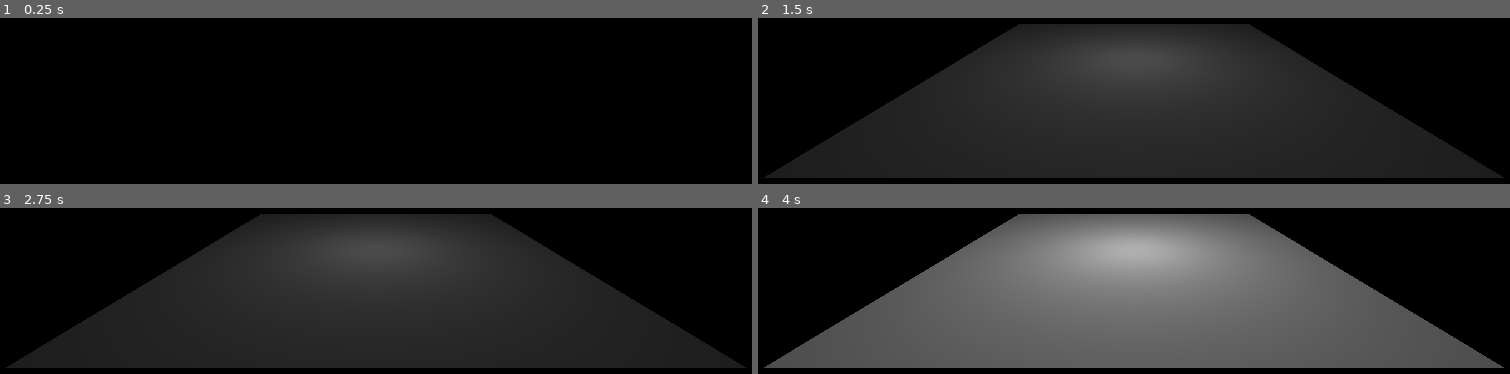
Above: before the commit, frames 1-4 (two rows, left to right).
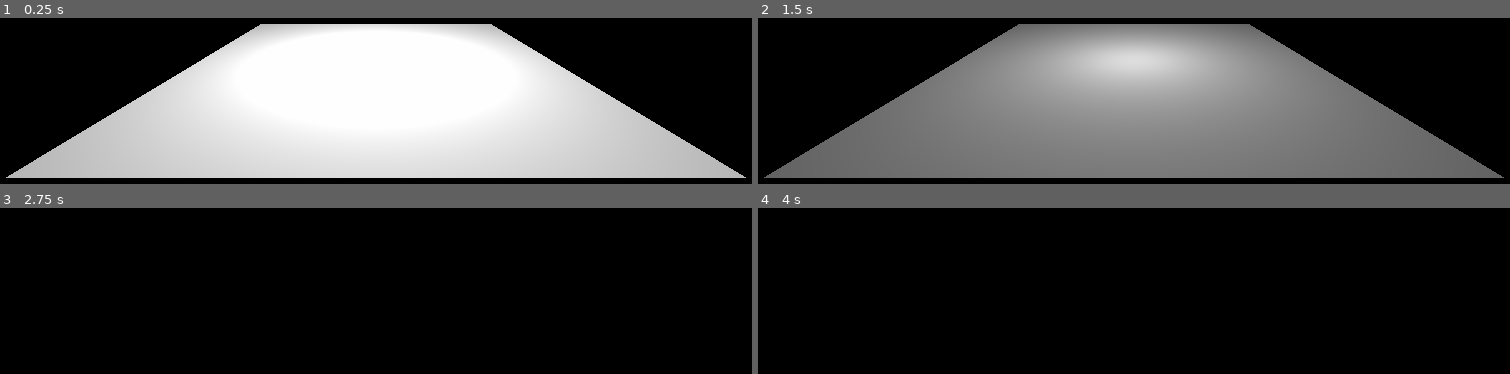
Above: after the commit, the same moments.

Repository: AbhijitL/light_flicker_godot
Game: Godot game, scene res://world.tscn
Same seed, same stepped clock (60 frames per second), same inputs: the game is played once before the commit and once after it.
Inputs:
- Up to frame 1 (0.25 s): no input
- Up to frame 2 (1.5 s): no input
- Up to frame 3 (2.75 s): no input
- Up to frame 4 (4 s): no input

The runs differ from the first frame. In frame 1, 60% of the frame differs, in the area x 0-100%, y 3-97%; in frame 2, 60%; in frame 3, 60%; in frame 4, 60%.

Commit message:
some change

Diff:
--- a/valve_light.gd
+++ b/valve_light.gd
@@ -47,7 +47,7 @@
 export var custom_flicker_string : String = "IFCUSTOM";
 export var max_energy : float = 3;# max light_energy
 export var step_time = 500;# In ms
-export var dont_loop : bool = false;
+export var is_loop : bool = false;
 export var run_at_start : bool = true;
 
 var _cache : Array;
@@ -79,7 +79,7 @@
 			light_energy = _cache[_current_step];
 			_current_step +=1;
 			if _current_step == _cache.size():
-				if dont_loop != true:
+				if is_loop != true:
 					_current_step = 0;
 				else:
 					return;
--- a/world.tscn
+++ b/world.tscn
@@ -12,9 +12,10 @@
 
 [node name="ValveLight" parent="." instance=ExtResource( 1 )]
 transform = Transform( 1, 0, 0, 0, 1, 0, 0, 0, 1, 0, 0.325179, 0 )
-default_light_style = 3
-custom_flicker_string = "IF CUSTOM"
-max_energy = 1.0
+default_light_style = 13
+custom_flicker_string = "abcdefghijklmnopqrstuvwxyzyxwvutsrqponmlkjihgfedcbaaaaaaaaaaaaaaaaaaaaaaaaaaaaaaaaaaaa"
+max_energy = 5.0
+step_time = 800
 
 [node name="Camera" type="Camera" parent="."]
 transform = Transform( 1, 0, 0, 0, 1, 0, 0, 0, 1, 0, 0.601163, 1.90097 )
Not shown, changed: ReadMe.md
